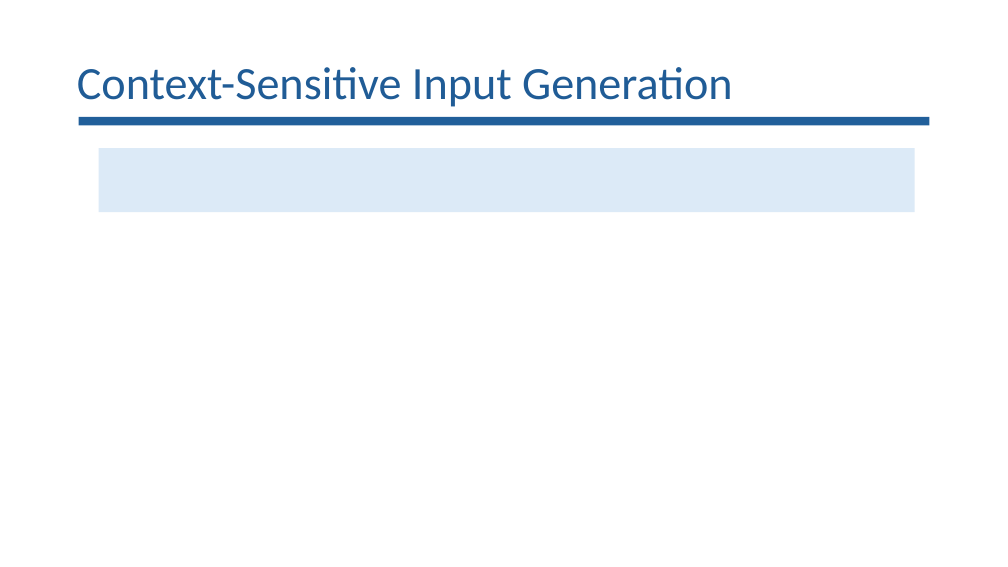
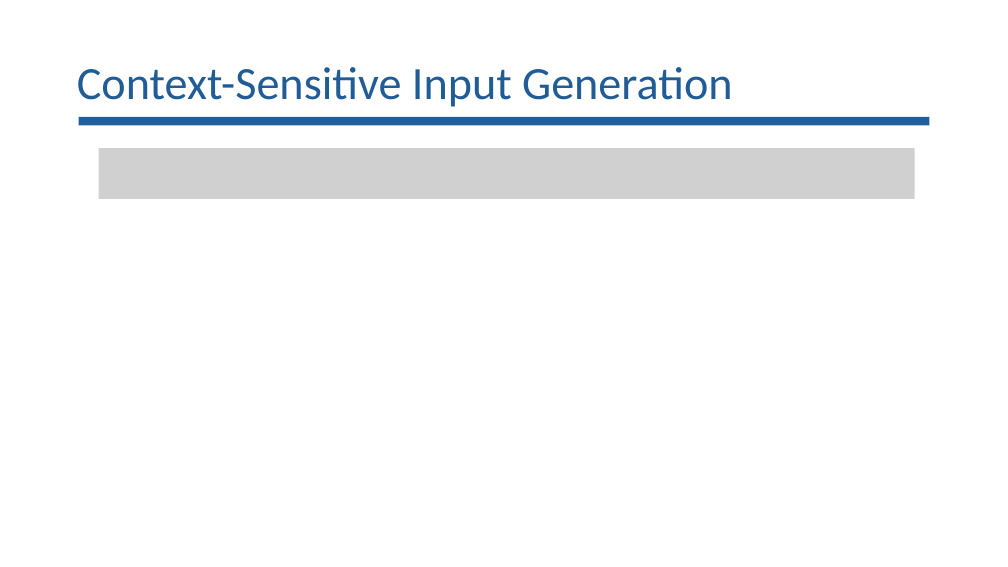
Before and after one commit to lorchrob/goblin_slides, a slide deck: slide 9 of goblin_slides.pptx (slide 8 before the commit). Drawn at 1008x567 pixels with LibreOffice and Linux fonts; fonts in the diff are those of the drawing; grey boxes stand for pictures. Boxes give left, top, right and bottom in pixels: in the first picture for what was removed or moved away, otherwise in the second. Text is boxed around its words. In the diff, an @@ line names an element or a change of style, - is before the commit and + after.

```diff
--- a/goblin_slides.pptx
+++ b/goblin_slides.pptx
@@ rectangle removed at <box>99,148,915,212</box> @@
@@ picture added at <box>99,148,915,199</box> @@
```
Also in this commit, not shown: 18 other slides changed, 2 slides added, 1 slide removed.
